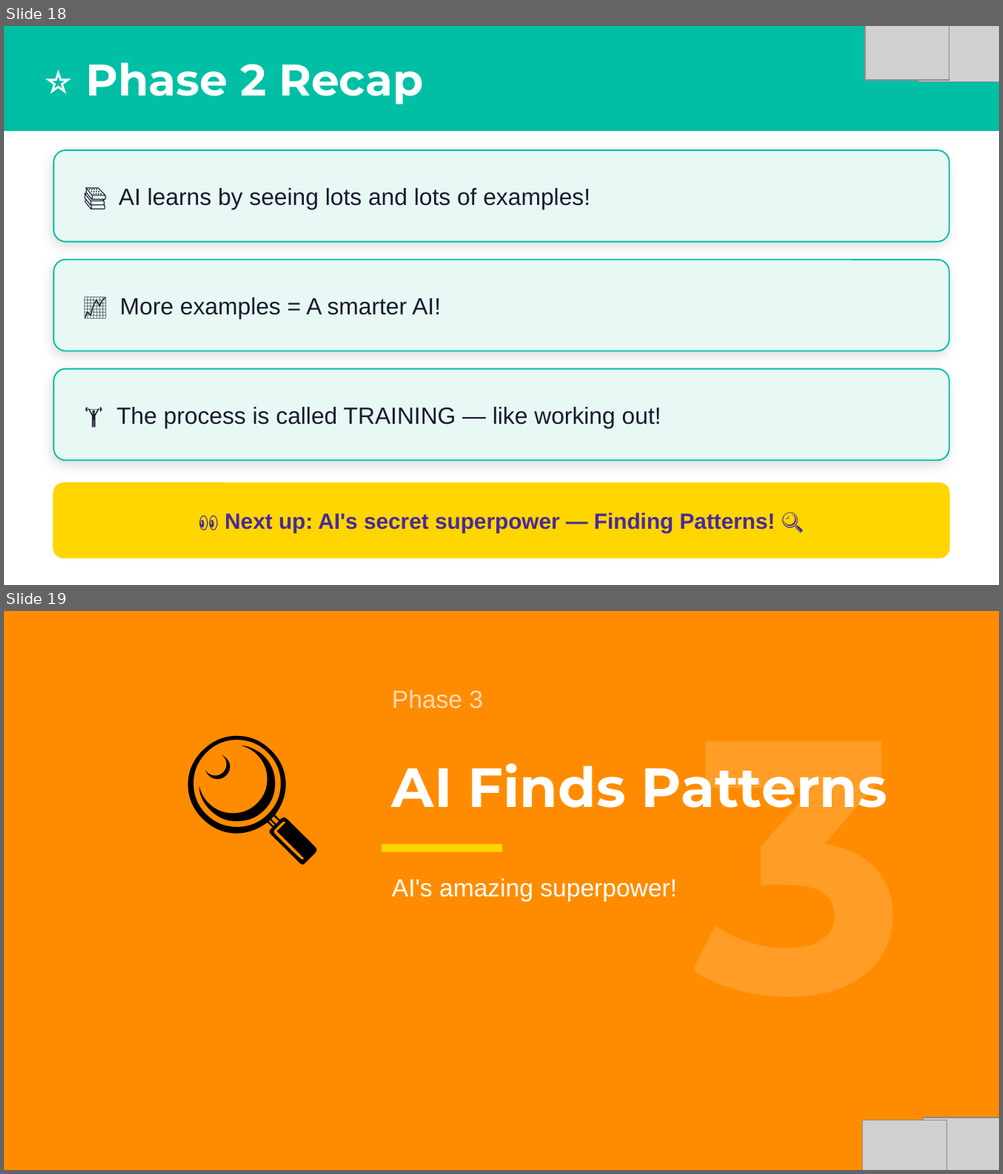
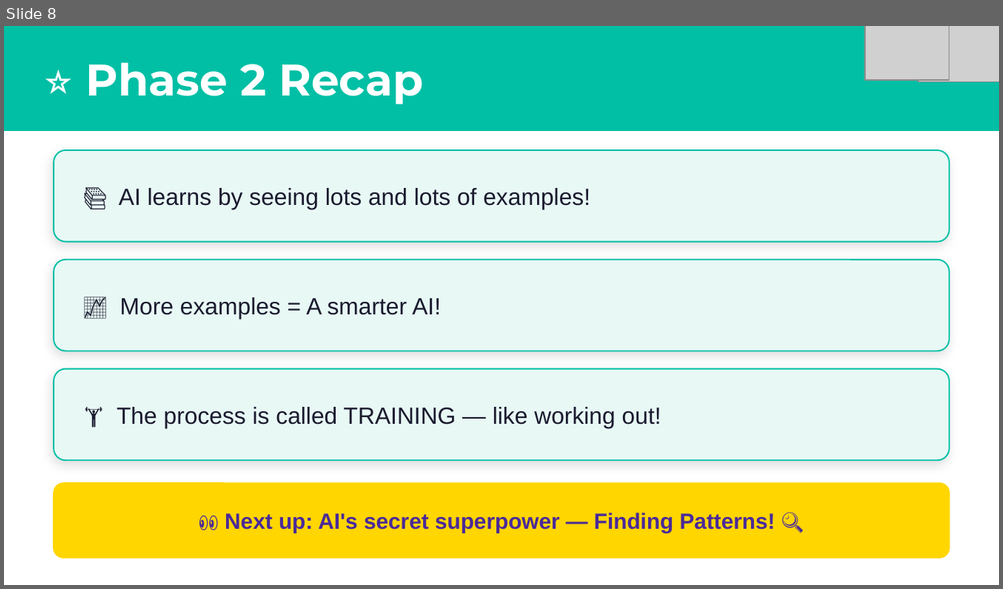
Before and after one commit to Abdelrahmansa04/EACC_AI_Course, a slide deck: AI_Explorers_Academy.pptx. Shown one above the other, each under a label of ours: slides 18 and 19 before the commit, slide 8 after it. The pictures are 1003x1174 and 1003x589 pixels, drawn with LibreOffice and Linux fonts; fonts in the diff are those of the drawing; grey boxes stand for pictures. Boxes give left, top, right and bottom in pixels: in the first picture for what was removed or moved away, otherwise in the second. Text is boxed around its words. In the diff, an @@ line names an element or a change of style, - is before the commit and + after.

```diff
--- a/AI_Explorers_Academy.pptx
+++ b/AI_Explorers_Academy.pptx
@@ slide 19 removed at [4, 611, 999, 1170], background #FF8C00 @@
@@ text removed at [103, 661, 402, 909] @@
-🔍
@@ text removed at [392, 689, 483, 709] @@
-Phase 3
@@ text removed at [392, 763, 887, 808] @@
-AI Finds Patterns
@@ text removed at [693, 770, 905, 808] @@
-3
@@ rectangle removed at [382, 845, 501, 851] @@
@@ text removed at [392, 878, 677, 901] @@
-AI's amazing superpower!
@@ picture removed at [862, 1120, 947, 1170] @@
@@ picture removed at [923, 1118, 999, 1170] @@
@@ what was slide 18 is now slide 8 @@
```
Also in this commit, not shown: 31 other slides removed, 6 other files.
